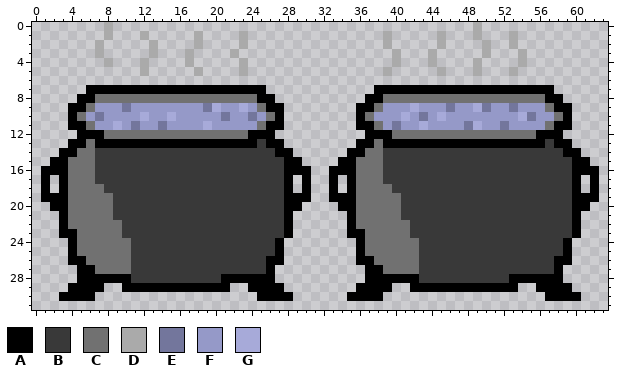
One commit to this pixel-art sprite: Assets/Sprites/cauldron/cauldron.png. The picture above was drawn from the file before the commit.
The file is 64x32 pixels.
Palette (. is transparent): A #000000  B #393939  C #717171  D #aaaaaa  E #73769c  F #9599c8  G #a7aad9
And afterwards:
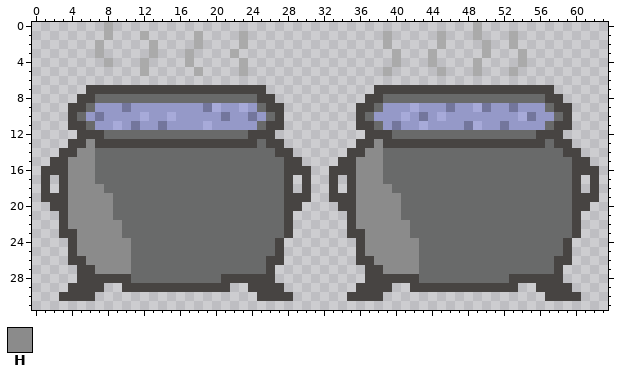
Colours new in this view: H #8b8b8b
What changed:
colour A: #000000 -> #474442
colour B: #393939 -> #696a6a
Changed rows in their new state; - is a pixel that keeps its letter.
first column x 4:
 8 ---BBBBBBBBBBBBBBBBBB--------------BBBBBBBBBBBBBBBBBB--
 9 --B------------------B------------B------------------B-
10 -B--------------------B----------B--------------------B
11 --B------------------B------------B------------------B-
12 ----BBBBBBBBBBBBBBBB----------------BBBBBBBBBBBBBBBB---
13 --H-------------------------------H--------------------
14 -HH------------------------------HH--------------------
15 HHH-----------------------------HHH--------------------
16 HHH-----------------------------HHH--------------------
17 HHH-----------------------------HHH--------------------
18 HHHH----------------------------HHHH-------------------
19 HHHHH---------------------------HHHHH------------------
20 HHHHH---------------------------HHHHH------------------
21 HHHHH---------------------------HHHHH------------------
22 HHHHHH--------------------------HHHHHH-----------------
23 -HHHHH---------------------------HHHHH-----------------
24 -HHHHHH--------------------------HHHHHH----------------
25 -HHHHHH--------------------------HHHHHH----------------
26 --HHHHH---------------------------HHHHH----------------
27 ---HHHH----------------------------HHHH----------------
Pixel boxes of the changes (left, top, right, bottom) in both pictures:
changed: (41, 85, 599, 301)
